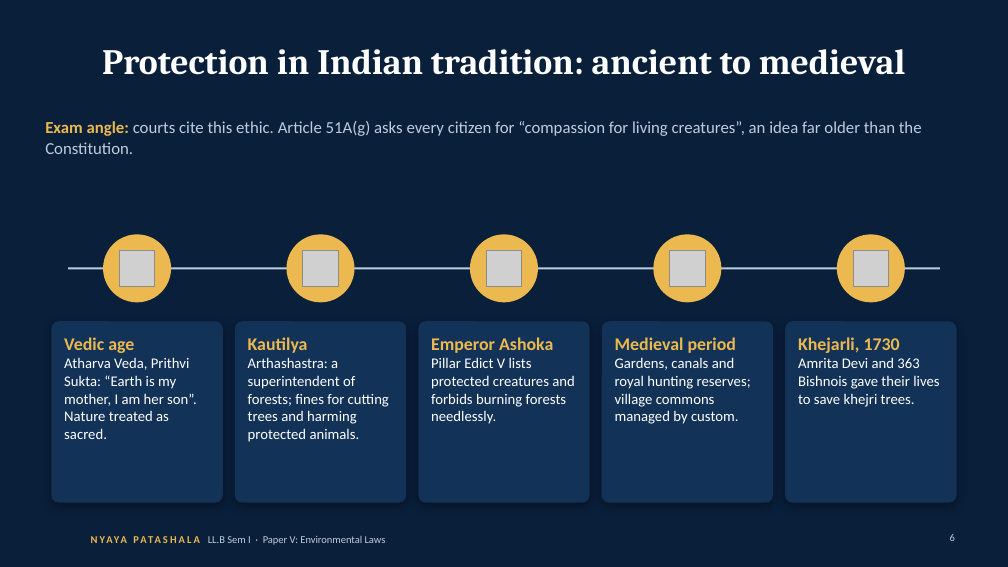
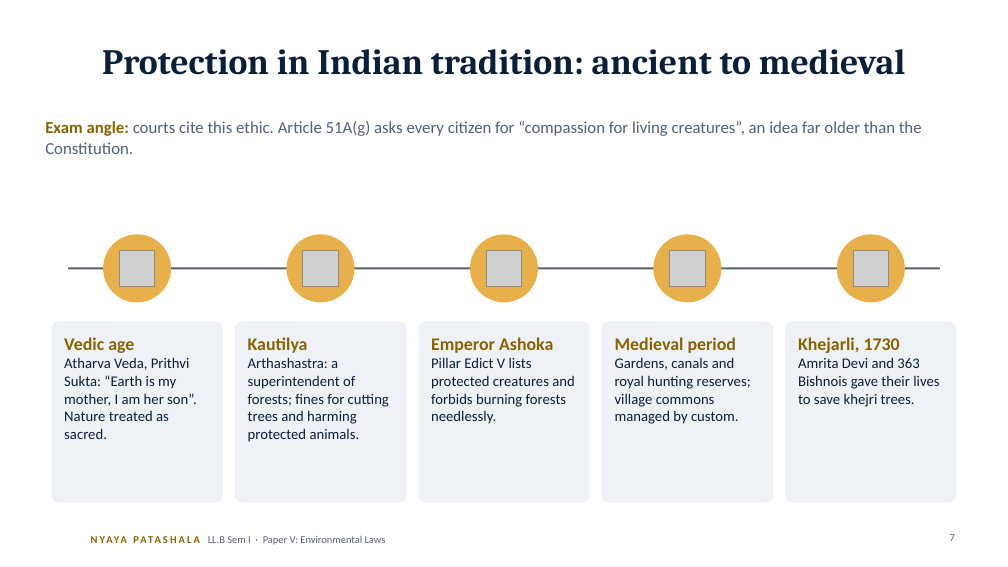
Before and after one commit to missioncivils92/current-affairs-Dasari-Mounika-, a slide deck: slide 7 of law/llb-sem1-environmental-laws/Environmental-Laws-Decoded_AUTO-animations.pptx (slide 6 before the commit). Drawn at 1008x567 pixels with LibreOffice and Linux fonts; fonts in the diff are those of the drawing; grey boxes stand for pictures; background and template pictures are left out. Boxes give left, top, right and bottom in pixels: in the first picture for what was removed or moved away, otherwise in the second. Text is boxed around its words. In the diff, an @@ line names an element or a change of style, - is before the commit and + after.

```diff
--- a/law/llb-sem1-environmental-laws/Environmental-Laws-Decoded_AUTO-animations.pptx
+++ b/law/llb-sem1-environmental-laws/Environmental-Laws-Decoded_AUTO-animations.pptx
@@ background #0A1F3A to #FFFFFF @@
@@ title "Protection in Indian tradition: ancient ..." at bbox=[102, 49, 906, 75]: text colour #FFFFFF to #0A1F3A @@
@@ text "Exam angle: courts cite this ..." at bbox=[45, 121, 922, 154]: text colour #EBB94F to #8C6200 in "Exam angle:"; text colour #BFCCDD to #51617A @@
@@ fill #EBB94F to #E8B04A in 5 elements at bbox=[103, 234, 171, 302], bbox=[287, 234, 355, 302], bbox=[470, 234, 538, 302], bbox=[653, 234, 721, 302], bbox=[837, 234, 905, 302] @@
@@ line (68, 268) - (940, 268): stroke #BFCCDD 2 pt to #51617A 2 pt @@
@@ fill #123257 to #EEF2F7; shadow off in 5 elements at bbox=[51, 321, 223, 503], bbox=[235, 321, 407, 503], bbox=[418, 321, 590, 503], bbox=[602, 321, 774, 503], bbox=[786, 321, 957, 503] @@
@@ text "Vedic age" at bbox=[64, 337, 197, 439]: text colour #EBB94F to #8C6200 in "Vedic age"; text colour #FFFFFF to #0A1F3A @@
@@ text "Kautilya" at bbox=[248, 337, 389, 442]: text colour #EBB94F to #8C6200 in "Kautilya"; text colour #FFFFFF to #0A1F3A @@
@@ text "Emperor Ashoka" at bbox=[431, 337, 575, 424]: text colour #EBB94F to #8C6200 in "Emperor Ashoka"; text colour #FFFFFF to #0A1F3A in "Pillar Edict V lists protected creatures and ..." @@
@@ text "Medieval period" at bbox=[615, 337, 751, 424]: text colour #EBB94F to #8C6200 in "Medieval period"; text colour #FFFFFF to #0A1F3A in "Gardens, canals and royal hunting reserves; village ..." @@
@@ text "Khejarli, 1730" at bbox=[798, 337, 939, 407]: text colour #EBB94F to #8C6200 in "Khejarli, 1730"; text colour #FFFFFF to #0A1F3A in "Amrita Devi and 363 Bishnois gave their ..." @@
@@ text "NYAYA PATASHALA" at bbox=[91, 528, 242, 551]: text colour #EBB94F to #8C6200 @@
@@ text "LL.B Sem I · Paper ..." at bbox=[208, 536, 386, 545]: text colour #BFCCDD to #51617A @@
@@ page number at bbox=[950, 534, 955, 541]: text changed; text colour #BFCCDD to #51617A @@
-6
+7
```
Also in this commit, not shown: 39 other slides changed, 8 slides added, 4 other files.
